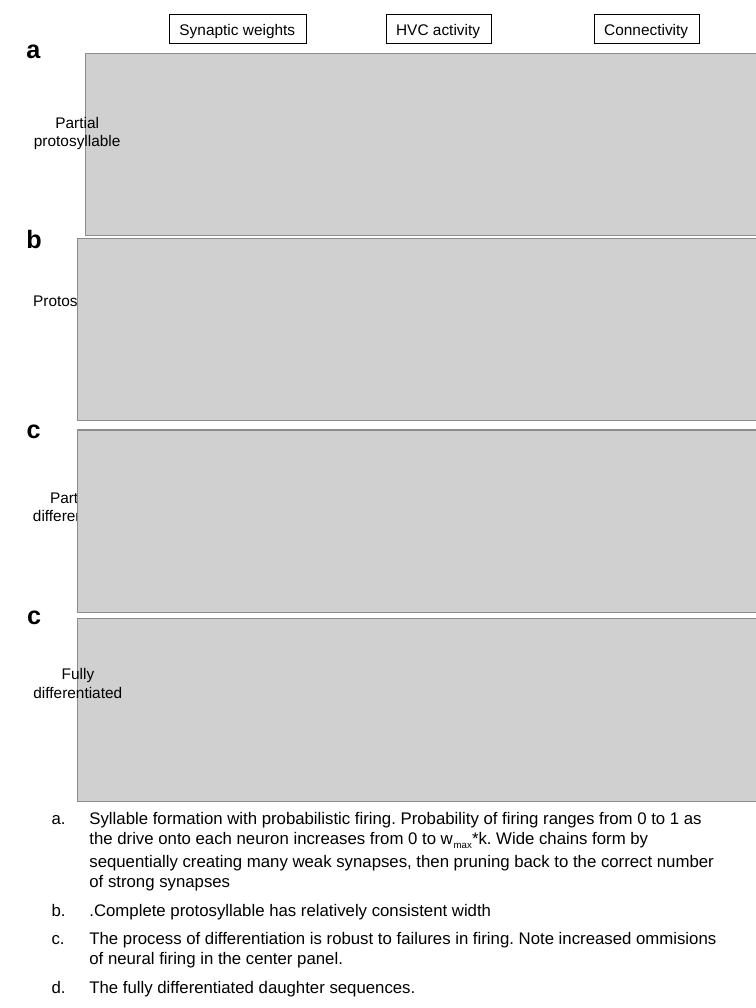
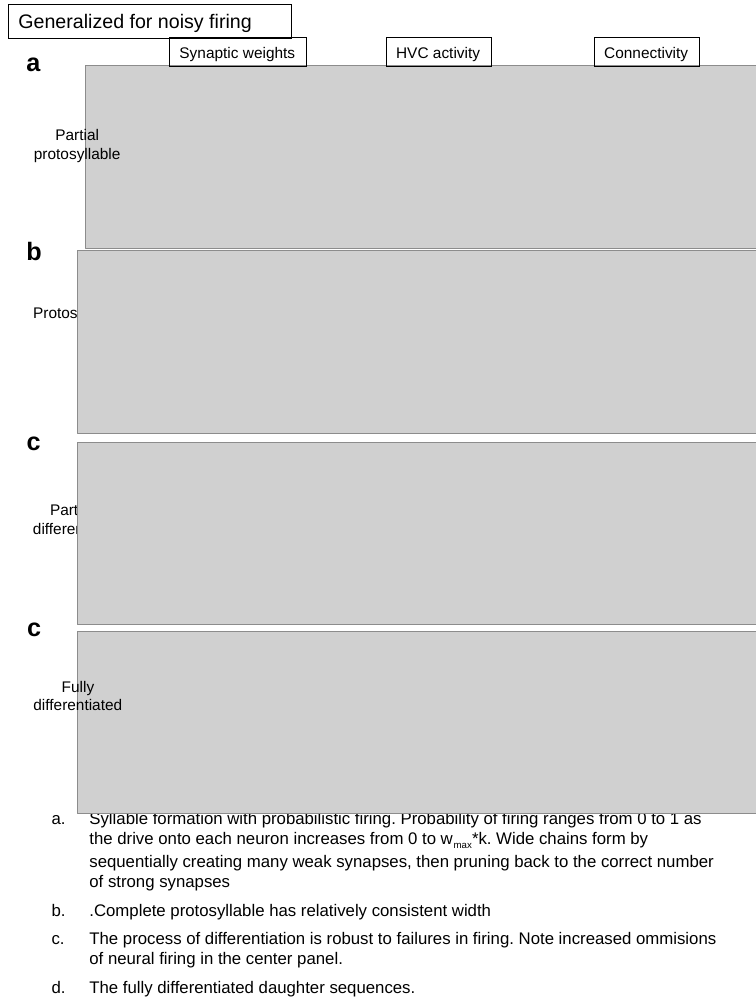
Before and after one commit to nadernik/fee_common, a slide deck: slide 6 of misc_elm/modelupdatefigures/Model figure.pptx. Drawn at 756x1008 pixels with LibreOffice and Linux fonts; fonts in the diff are those of the drawing; grey boxes stand for pictures. Boxes give left, top, right and bottom in pixels: in the first picture for what was removed or moved away, otherwise in the second. Text is boxed around its words. In the diff, an @@ line names an element or a change of style, - is before the commit and + after.

```diff
--- a/misc_elm/modelupdatefigures/Model figure.pptx
+++ b/misc_elm/modelupdatefigures/Model figure.pptx
@@ rectangle added at [8, 4, 291, 38], outline #000000 0.75 pt, 14 pt, text #000000 @@
+Generalized for noisy firing
@@ 3 rectangles: place and size @@
-3 rectangles at [169, 15, 700, 44]
+3 rectangles at [169, 38, 700, 68]
@@ 3 pictures, 2 texts: place and size @@
-3 pictures, 2 texts at [26, 44, 756, 625]
+3 pictures, 2 texts at [26, 57, 756, 637]
@@ 6 texts, 1 picture: place and size @@
-6 texts, 1 picture at [26, 115, 756, 801]
+6 texts, 1 picture at [26, 128, 756, 813]
```
Also in this commit, not shown: 3 other slides changed, 1 slide added, 7 other files.
